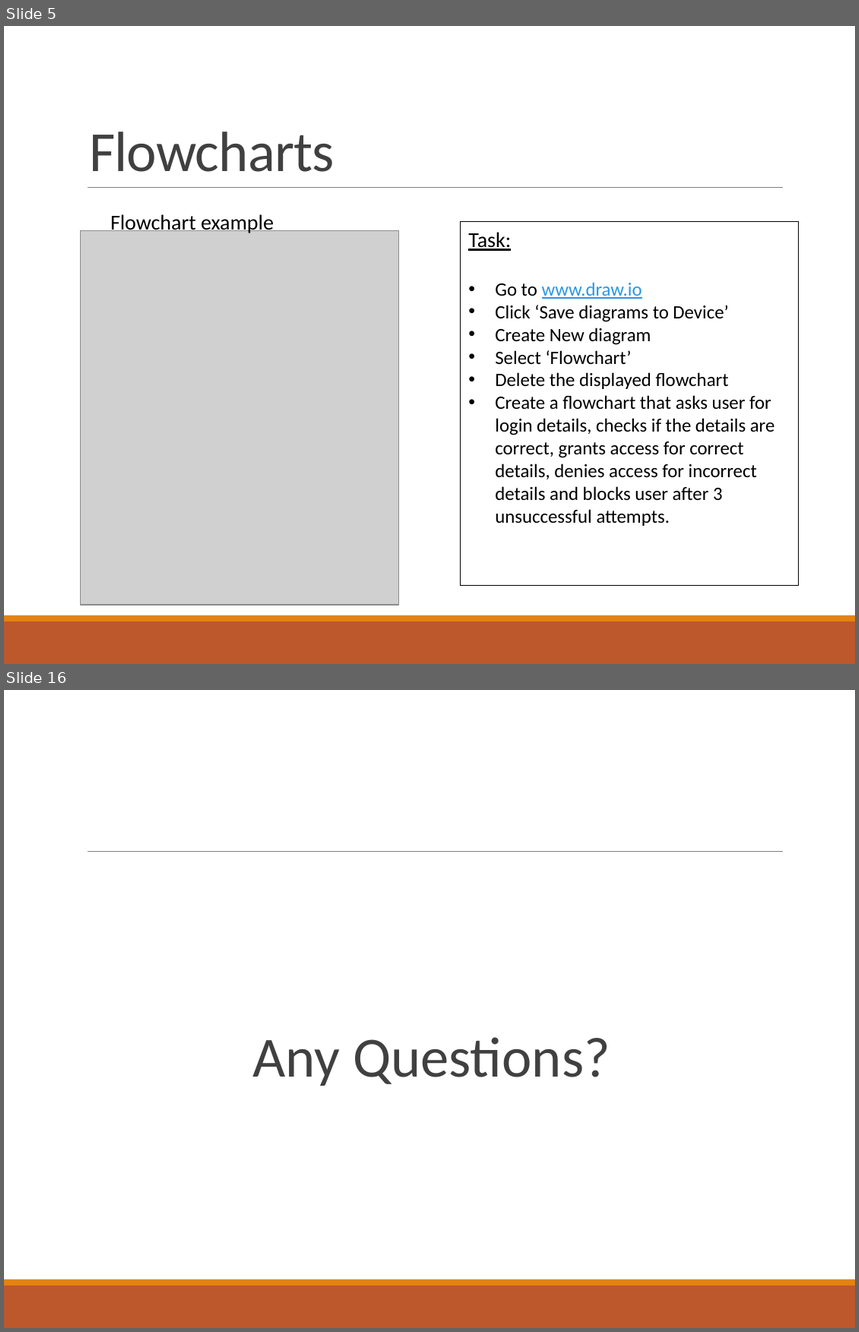
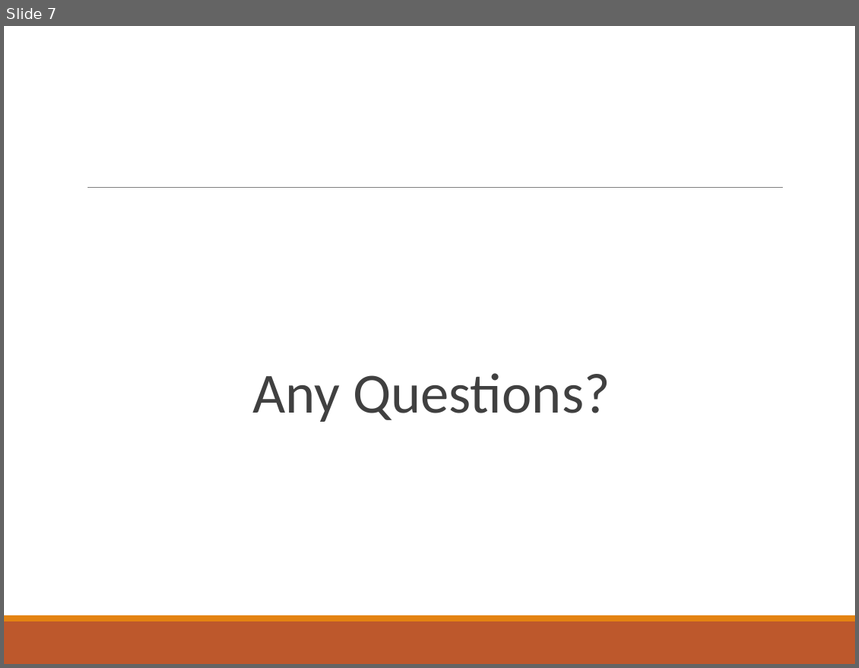
Before and after one commit to deeperj/dillinger, a slide deck: thesis/ukapp2/wqu_isc/sofware_design/Lesson 1 - Java.pptx. Shown one above the other, each under a label of ours: slides 5 and 16 before the commit, slide 7 after it; the slides between them are not shown. The pictures are 859x1332 and 859x668 pixels, drawn with LibreOffice and Linux fonts; fonts in the diff are those of the drawing; grey boxes stand for pictures. Boxes give left, top, right and bottom in pixels: in the first picture for what was removed or moved away, otherwise in the second. Text is boxed around its words. In the diff, an @@ line names an element or a change of style, - is before the commit and + after.

```diff
--- a/thesis/ukapp2/wqu_isc/sofware_design/Lesson 1 - Java.pptx
+++ b/thesis/ukapp2/wqu_isc/sofware_design/Lesson 1 - Java.pptx
@@ slide 5 removed at (4, 26, 855, 664), background #FFFFFF; not listed: 3 template elements that a slide beside it also shows @@
@@ title removed at (89, 132, 335, 172) @@
-Flowcharts
@@ text removed at (110, 214, 274, 235) @@
-Flowchart example
@@ rectangle removed at (460, 222, 798, 585) @@
-Task:
-• Go to www.draw.io
-• Click ‘Save diagrams to Device’
-• Create New diagram
-• Select ‘Flowchart’
-• Delete the displayed flowchart
-• Create a flowchart that asks user for login details, checks if the details are correct, grants access for correct details, denies access for incorrect details and blocks user after 3 unsuccessful attempts.
@@ picture removed at (81, 231, 399, 606) @@
@@ what was slide 16 is now slide 7 @@
```
Also in this commit, not shown: 3 slides changed, 12 slides added, 11 other slides removed, 5 other files.
